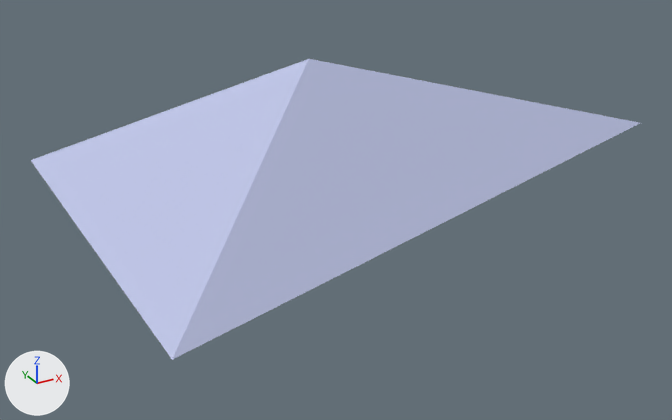
A saved change to the Blender file assets/Models/drone.blend.
Before and after are seen from a camera (50 mm lens) standing at (-1.74, -3.4, 1.58) and looking at (0.13, 0.0, -0.11). The axes (+X, +Y, +Z) are drawn at lower left. The lights are the same throughout.

The first picture shows 'Drone'.
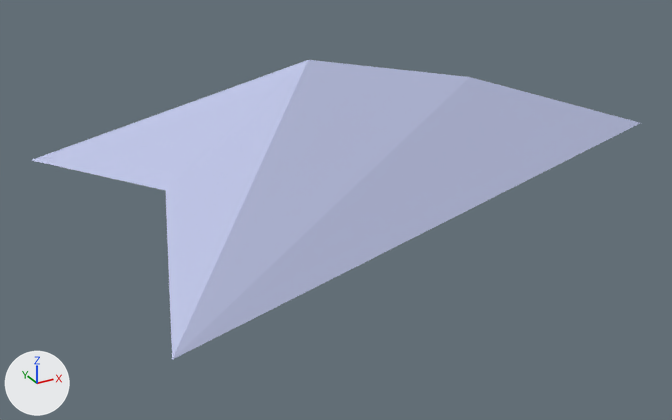
Commit message: model: update drone

What differs and where, as boxes (x1, y1, x2, y2) in the pictures (672 x 420 px):
'Drone', reshaped: before (31, 59, 640, 360); after (32, 60, 640, 360)

The change, as a diff of the scene's bpy script:
```diff
--- a/assets/Models/drone.blend.py
+++ b/assets/Models/drone.blend.py
@@ me_cube_001 @@
 me_cube_001.from_pydata(...)  # 4 vertices, 4 faces; spans x -1.0..2.0, y -1.0..1.0, z 0.0..0.6
 # used by ob_drone; location = (0.0, 0.0, 0.0)
 # verts and faces of me_cube_001; kept vertices keep their numbers, new ones are numbered from 4
 # before: 0 (-1.0, -1.0, 0.0) at pixel (172, 359), 1 (-1.0, 1.0, 0.0) at pixel (30, 160), 2 (2.0, 0.0, 0.0) at pixel (641, 122), 3 (0.0, 0.0, 0.6) at pixel (308, 58)
+# me_cube_001 part 1
+delete_faces([(0, 2, 3), (0, 1, 2), (0, 3, 1), (1, 3, 2)])
+verts[4] = (-0.66, -0.01, 0.14)  # pixel (165, 190)
+verts[5] = (0.84, 0.0, 0.41)  # pixel (469, 77)
+faces += [(1, 3, 5), (0, 4, 2), (1, 2, 4), (0, 5, 3), (1, 5, 2), (1, 4, 3)]
+faces += [(0, 3, 4), (0, 2, 5)]
 me_cube_001.materials.append(mat_material)
```
